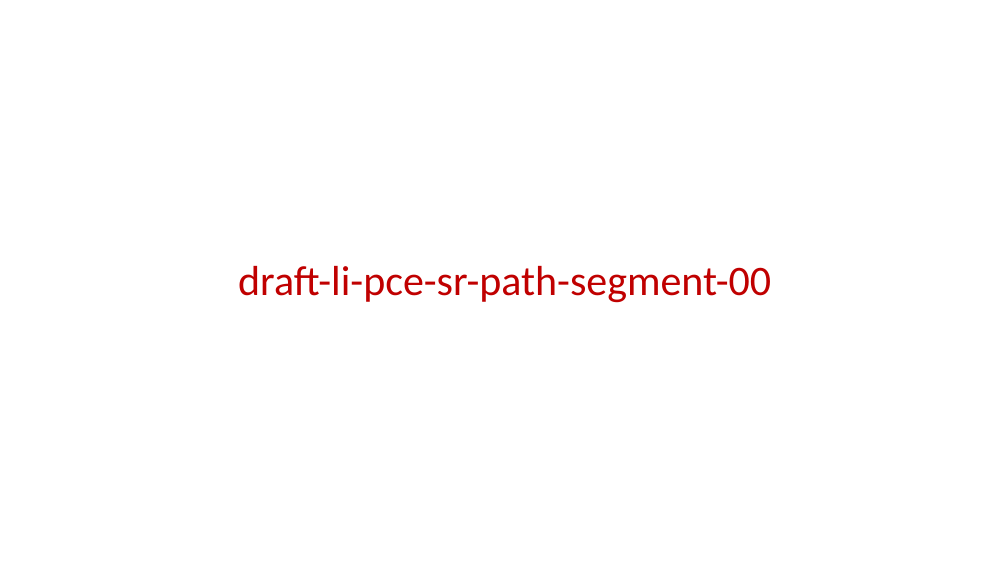
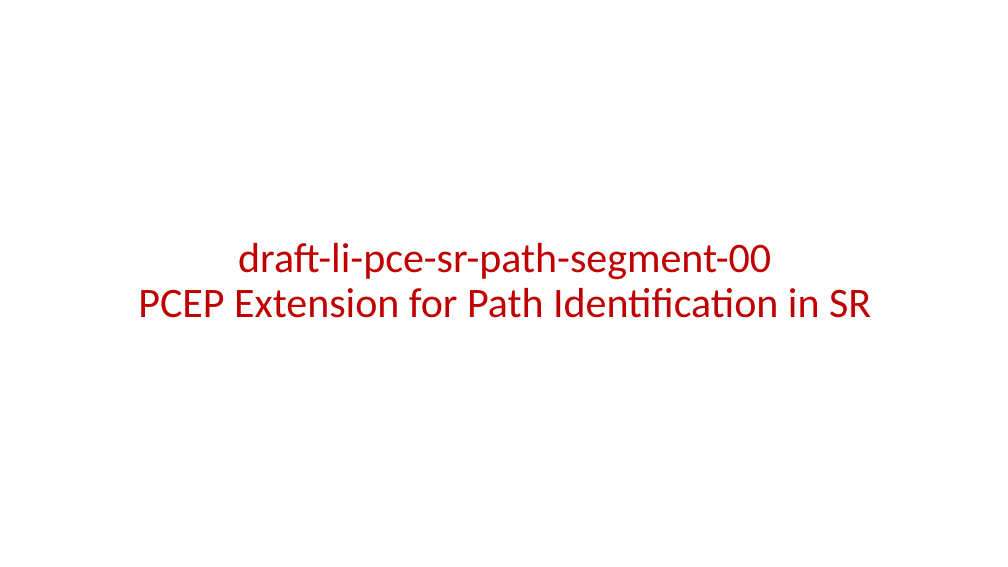
Before and after one commit to dhruvdhody-huawei/102, a slide deck: slide 8 of IETF-102-PCE-Path-Segment-in-PCEP.pptx. Drawn at 1008x567 pixels with LibreOffice and Linux fonts; fonts in the diff are those of the drawing. Boxes give left, top, right and bottom in pixels: in the first picture for what was removed or moved away, otherwise in the second. Text is boxed around its words. In the diff, an @@ line names an element or a change of style, - is before the commit and + after.

```diff
--- a/IETF-102-PCE-Path-Segment-in-PCEP.pptx
+++ b/IETF-102-PCE-Path-Segment-in-PCEP.pptx
@@ title at [138, 243, 871, 318]: text changed @@
-draft-li-pce-sr-path-segment-00
+draft-li-pce-sr-path-segment-00
+PCEP Extension for Path Identification in SR
```
Also in this commit, not shown: 8 other slides changed.
